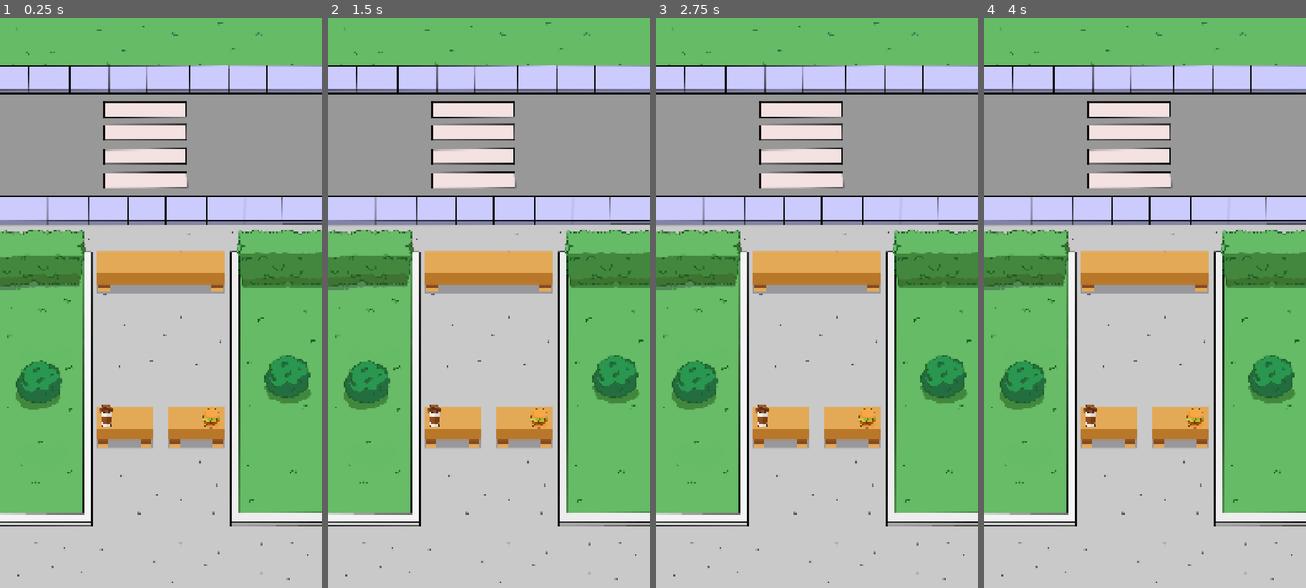
Above: before the commit, frames 1-4 (left to right).
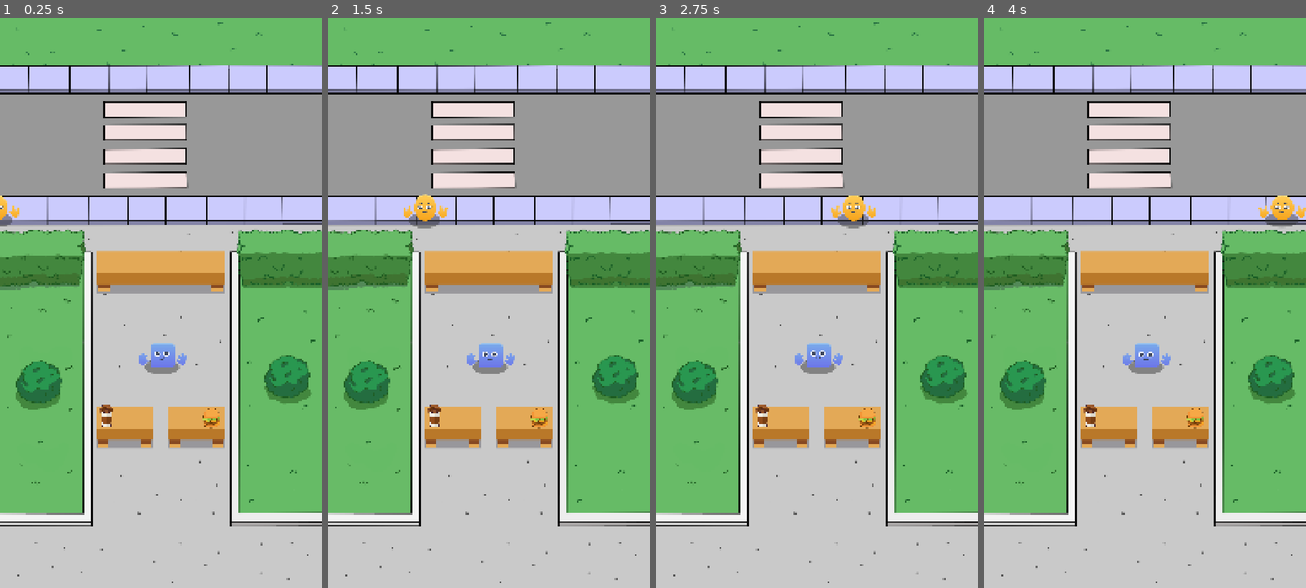
Above: after the commit, the same moments.

Repository: YaghoJP/tyconn-game
Game: Godot game, scene res://scenes/world.tscn
Same seed, same stepped clock (60 frames per second), same inputs: the game is played once before the commit and once after it. Before the commit the project has no main scene; this scene is started directly in both runs.
Inputs:
- Up to frame 1 (0.25 s): no input
- Up to frame 2 (1.5 s): no input
- Up to frame 3 (2.75 s): no input
- Up to frame 4 (4 s): no input

The runs differ from the first frame. In frame 1, 0.7% of the frame differs, in the area x 0-58%, y 31-63%; in frame 2, 1.0%; in frame 3, 1.0%, in the area x 43-69%, y 31-63%; in frame 4, 1.0%.

Commit message:
Instantiate Customers

Diff:
--- a/cashier/cashier.tscn
+++ b/cashier/cashier.tscn
@@ -5,6 +5,57 @@
 [ext_resource type="Texture2D" uid="uid://vukrm1i8u07n" path="res://cashier/blue_body_square.png" id="2_i747w"]
 [ext_resource type="Texture2D" uid="uid://jf60677t635w" path="res://cashier/face_a.png" id="3_rr2n6"]
 [ext_resource type="Texture2D" uid="uid://dbv28pyc0a6sq" path="res://cashier/blue_hand_open.png" id="5_2kneq"]
+
+[sub_resource type="Animation" id="Animation_rr2n6"]
+length = 0.001
+tracks/0/type = "value"
+tracks/0/imported = false
+tracks/0/enabled = true
+tracks/0/path = NodePath("Visuals/Face:position")
+tracks/0/interp = 1
+tracks/0/loop_wrap = true
+tracks/0/keys = {
+"times": PackedFloat32Array(0),
+"transitions": PackedFloat32Array(1),
+"update": 0,
+"values": [Vector2(0, 0)]
+}
+tracks/1/type = "value"
+tracks/1/imported = false
+tracks/1/enabled = true
+tracks/1/path = NodePath("Visuals/HandLeft:position")
+tracks/1/interp = 1
+tracks/1/loop_wrap = true
+tracks/1/keys = {
+"times": PackedFloat32Array(0),
+"transitions": PackedFloat32Array(1),
+"update": 0,
+"values": [Vector2(-62, 12)]
+}
+tracks/2/type = "value"
+tracks/2/imported = false
+tracks/2/enabled = true
+tracks/2/path = NodePath("Visuals/HandRigth:position")
+tracks/2/interp = 1
+tracks/2/loop_wrap = true
+tracks/2/keys = {
+"times": PackedFloat32Array(0),
+"transitions": PackedFloat32Array(1),
+"update": 0,
+"values": [Vector2(66, 12)]
+}
+tracks/3/type = "value"
+tracks/3/imported = false
+tracks/3/enabled = true
+tracks/3/path = NodePath("Visuals:scale")
+tracks/3/interp = 1
+tracks/3/loop_wrap = true
+tracks/3/keys = {
+"times": PackedFloat32Array(0),
+"transitions": PackedFloat32Array(1),
+"update": 0,
+"values": [Vector2(1, 1)]
+}
 
 [sub_resource type="Animation" id="Animation_i747w"]
 resource_name = "idle"
@@ -60,57 +111,6 @@
 "values": [Vector2(1, 1)]
 }
 
-[sub_resource type="Animation" id="Animation_rr2n6"]
-length = 0.001
-tracks/0/type = "value"
-tracks/0/imported = false
-tracks/0/enabled = true
-tracks/0/path = NodePath("Visuals/Face:position")
-tracks/0/interp = 1
-tracks/0/loop_wrap = true
-tracks/0/keys = {
-"times": PackedFloat32Array(0),
-"transitions": PackedFloat32Array(1),
-"update": 0,
-"values": [Vector2(0, 0)]
-}
-tracks/1/type = "value"
-tracks/1/imported = false
-tracks/1/enabled = true
-tracks/1/path = NodePath("Visuals/HandLeft:position")
-tracks/1/interp = 1
-tracks/1/loop_wrap = true
-tracks/1/keys = {
-"times": PackedFloat32Array(0),
-"transitions": PackedFloat32Array(1),
-"update": 0,
-"values": [Vector2(-62, 12)]
-}
-tracks/2/type = "value"
-tracks/2/imported = false
-tracks/2/enabled = true
-tracks/2/path = NodePath("Visuals/HandRigth:position")
-tracks/2/interp = 1
-tracks/2/loop_wrap = true
-tracks/2/keys = {
-"times": PackedFloat32Array(0),
-"transitions": PackedFloat32Array(1),
-"update": 0,
-"values": [Vector2(66, 12)]
-}
-tracks/3/type = "value"
-tracks/3/imported = false
-tracks/3/enabled = true
-tracks/3/path = NodePath("Visuals:scale")
-tracks/3/interp = 1
-tracks/3/loop_wrap = true
-tracks/3/keys = {
-"times": PackedFloat32Array(0),
-"transitions": PackedFloat32Array(1),
-"update": 0,
-"values": [Vector2(1, 1)]
-}
-
 [sub_resource type="Animation" id="Animation_2kneq"]
 resource_name = "move"
 length = 0.6
@@ -143,6 +143,7 @@
 [node name="Visuals" type="Node2D" parent="."]
 
 [node name="Shadow" type="Sprite2D" parent="Visuals"]
+modulate = Color(1, 1, 1, 0.470588)
 position = Vector2(0, 38)
 texture = ExtResource("1_i747w")
 
--- a/costumer/customer.gd
+++ b/costumer/customer.gd
@@ -1,17 +1,22 @@
 extends Node2D
-class_name Costumer
+class_name Customer
 
 @export_category("Objects")
 @export var _body: Sprite2D
 @export var _face: Sprite2D
 @export var _handLeft: Sprite2D
 @export var _handRight: Sprite2D
+@export var _animation: AnimationPlayer
 
-func _setSprites(_data: CustomerData) -> void:
+func setSprites(_data: CustomerData) -> void:
 
 	_body.texture = _data.body
 	_face.texture = _data.face
 	_handLeft.texture = _data.hand
 	_handRight.texture = _data.hand
 
+func playMoveAnimation() -> void:
+
+	_animation.play("move")
+
 	pass
--- a/costumer/customer.tscn
+++ b/costumer/customer.tscn
@@ -11,12 +11,13 @@
 font_size = 35
 font_color = Color(0, 0, 0, 1)
 
-[node name="Customer" node_paths=PackedStringArray("_body", "_face", "_handLeft", "_handRight") instance=ExtResource("1_am6p2")]
+[node name="Customer" node_paths=PackedStringArray("_body", "_face", "_handLeft", "_handRight", "_animation") instance=ExtResource("1_am6p2")]
 script = ExtResource("2_jufnv")
 _body = NodePath("Visuals/Body")
 _face = NodePath("Visuals/Face")
 _handLeft = NodePath("Visuals/HandLeft")
 _handRight = NodePath("Visuals/HandRigth")
+_animation = NodePath("AnimationPlayer")
 
 [node name="ItemBox" type="Control" parent="." index="2"]
 visible = false
--- a/data/customer_green.tres
+++ b/data/customer_green.tres
@@ -1,13 +1,13 @@
 [gd_resource type="Resource" script_class="CustomerData" load_steps=5 format=3 uid="uid://b0rm2av47rbdk"]
 
-[ext_resource type="Texture2D" uid="uid://ct1mj5q86efd1" path="res://Idle Assets/Sprites/Characters/green_body_square.png" id="1_wjat3"]
+[ext_resource type="Texture2D" uid="uid://ccgheugy58yo6" path="res://Idle Assets/Sprites/Characters/green_body_circle.png" id="1_wjat3"]
 [ext_resource type="Script" uid="uid://cmax3at4nw4xq" path="res://data/costumer_data.gd" id="1_xpose"]
-[ext_resource type="Texture2D" uid="uid://hcawcfhklooa" path="res://Idle Assets/Sprites/Characters/face_e.png" id="2_f17sv"]
-[ext_resource type="Texture2D" uid="uid://cqdwscm0rwxxj" path="res://Idle Assets/Sprites/Characters/green_hand_rock.png" id="3_q51cc"]
+[ext_resource type="Texture2D" uid="uid://nsm7t7sy7swd" path="res://Idle Assets/Sprites/Characters/face_i.png" id="2_f17sv"]
+[ext_resource type="Texture2D" uid="uid://cw6c4jogigfg7" path="res://Idle Assets/Sprites/Characters/green_hand_peace.png" id="3_q51cc"]
 
 [resource]
 script = ExtResource("1_xpose")
-_body = ExtResource("1_wjat3")
-_face = ExtResource("2_f17sv")
-_hand = ExtResource("3_q51cc")
+body = ExtResource("1_wjat3")
+face = ExtResource("2_f17sv")
+hand = ExtResource("3_q51cc")
 metadata/_custom_type_script = "uid://cmax3at4nw4xq"
--- a/data/customer_pink.tres
+++ b/data/customer_pink.tres
@@ -1,13 +1,13 @@
 [gd_resource type="Resource" script_class="CustomerData" load_steps=5 format=3 uid="uid://bwk7kwi657k77"]
 
-[ext_resource type="Texture2D" uid="uid://cd53ketkigoak" path="res://Idle Assets/Sprites/Characters/pink_body_squircle.png" id="1_b1451"]
+[ext_resource type="Texture2D" uid="uid://dxpeuiiljjlif" path="res://Idle Assets/Sprites/Characters/pink_body_square.png" id="1_b1451"]
 [ext_resource type="Script" uid="uid://cmax3at4nw4xq" path="res://data/costumer_data.gd" id="1_m8pd1"]
-[ext_resource type="Texture2D" uid="uid://dfp143xq7wvhp" path="res://Idle Assets/Sprites/Characters/face_h.png" id="2_jadyq"]
+[ext_resource type="Texture2D" uid="uid://q7v2yald6wch" path="res://Idle Assets/Sprites/Characters/face_d.png" id="2_jadyq"]
 [ext_resource type="Texture2D" uid="uid://baah2f1we17i1" path="res://Idle Assets/Sprites/Characters/pink_hand_point.png" id="3_0oapk"]
 
 [resource]
 script = ExtResource("1_m8pd1")
-_body = ExtResource("1_b1451")
-_face = ExtResource("2_jadyq")
-_hand = ExtResource("3_0oapk")
+body = ExtResource("1_b1451")
+face = ExtResource("2_jadyq")
+hand = ExtResource("3_0oapk")
 metadata/_custom_type_script = "uid://cmax3at4nw4xq"
--- a/data/customer_purple.tres
+++ b/data/customer_purple.tres
@@ -1,13 +1,13 @@
 [gd_resource type="Resource" script_class="CustomerData" load_steps=5 format=3 uid="uid://dti5fglhkcudv"]
 
-[ext_resource type="Texture2D" uid="uid://cxafqqbiq1vl1" path="res://Idle Assets/Sprites/Characters/purple_body_circle.png" id="1_6wj8m"]
+[ext_resource type="Texture2D" uid="uid://bsnhi0eghhoh" path="res://Idle Assets/Sprites/Characters/purple_body_squircle.png" id="1_6wj8m"]
 [ext_resource type="Script" uid="uid://cmax3at4nw4xq" path="res://data/costumer_data.gd" id="1_taiki"]
-[ext_resource type="Texture2D" uid="uid://by2kbrr7sgmsj" path="res://Idle Assets/Sprites/Characters/face_f.png" id="2_mi5e7"]
-[ext_resource type="Texture2D" uid="uid://dmqxv7wburby7" path="res://Idle Assets/Sprites/Characters/purple_hand_thumb.png" id="3_0fxb4"]
+[ext_resource type="Texture2D" uid="uid://b5jk47et10yef" path="res://Idle Assets/Sprites/Characters/face_g.png" id="2_mi5e7"]
+[ext_resource type="Texture2D" uid="uid://ca1ylvnkyqqo2" path="res://Idle Assets/Sprites/Characters/purple_hand_open.png" id="3_mi5e7"]
 
 [resource]
 script = ExtResource("1_taiki")
-_body = ExtResource("1_6wj8m")
-_face = ExtResource("2_mi5e7")
-_hand = ExtResource("3_0fxb4")
+body = ExtResource("1_6wj8m")
+face = ExtResource("2_mi5e7")
+hand = ExtResource("3_mi5e7")
 metadata/_custom_type_script = "uid://cmax3at4nw4xq"
--- a/data/customer_red.tres
+++ b/data/customer_red.tres
@@ -1,13 +1,13 @@
 [gd_resource type="Resource" script_class="CustomerData" load_steps=5 format=3 uid="uid://c0tehcacfhdqy"]
 
 [ext_resource type="Script" uid="uid://cmax3at4nw4xq" path="res://data/costumer_data.gd" id="1_mkf2q"]
-[ext_resource type="Texture2D" uid="uid://crnmwtbj77tgu" path="res://Idle Assets/Sprites/Characters/red_body_squircle.png" id="1_shyaw"]
-[ext_resource type="Texture2D" uid="uid://nsm7t7sy7swd" path="res://Idle Assets/Sprites/Characters/face_i.png" id="2_lxpwj"]
-[ext_resource type="Texture2D" uid="uid://brgycp67n2m66" path="res://Idle Assets/Sprites/Characters/red_hand_peace.png" id="3_tbube"]
+[ext_resource type="Texture2D" uid="uid://cm1dey4qfb0ie" path="res://Idle Assets/Sprites/Characters/red_body_rhombus.png" id="1_shyaw"]
+[ext_resource type="Texture2D" uid="uid://powy61lxqjfh" path="res://Idle Assets/Sprites/Characters/face_b.png" id="2_lxpwj"]
+[ext_resource type="Texture2D" uid="uid://biq4j2o2udgwl" path="res://Idle Assets/Sprites/Characters/red_hand_thumb.png" id="3_tbube"]
 
 [resource]
 script = ExtResource("1_mkf2q")
-_body = ExtResource("1_shyaw")
-_face = ExtResource("2_lxpwj")
-_hand = ExtResource("3_tbube")
+body = ExtResource("1_shyaw")
+face = ExtResource("2_lxpwj")
+hand = ExtResource("3_tbube")
 metadata/_custom_type_script = "uid://cmax3at4nw4xq"
--- a/data/customer_yellow.tres
+++ b/data/customer_yellow.tres
@@ -1,13 +1,13 @@
 [gd_resource type="Resource" script_class="CustomerData" load_steps=5 format=3 uid="uid://cg8s5c16d4cr5"]
 
-[ext_resource type="Texture2D" uid="uid://dsqeq8b1p56jw" path="res://Idle Assets/Sprites/Characters/yellow_body_rhombus.png" id="1_6f0fr"]
+[ext_resource type="Texture2D" uid="uid://cvosqxp0am8rq" path="res://Idle Assets/Sprites/Characters/yellow_body_circle.png" id="1_6f0fr"]
 [ext_resource type="Script" uid="uid://cmax3at4nw4xq" path="res://data/costumer_data.gd" id="1_mfl0v"]
-[ext_resource type="Texture2D" uid="uid://q7v2yald6wch" path="res://Idle Assets/Sprites/Characters/face_d.png" id="2_511yh"]
-[ext_resource type="Texture2D" uid="uid://q1acqmkfypsy" path="res://Idle Assets/Sprites/Characters/hand_yellow_peace.png" id="3_s2cyg"]
+[ext_resource type="Texture2D" uid="uid://bvch4x2edlq76" path="res://Idle Assets/Sprites/Characters/face_c.png" id="2_511yh"]
+[ext_resource type="Texture2D" uid="uid://pxunpwv4c43q" path="res://Idle Assets/Sprites/Characters/hand_yellow_rock.png" id="3_s2cyg"]
 
 [resource]
 script = ExtResource("1_mfl0v")
-_body = ExtResource("1_6f0fr")
-_face = ExtResource("2_511yh")
-_hand = ExtResource("3_s2cyg")
+body = ExtResource("1_6f0fr")
+face = ExtResource("2_511yh")
+hand = ExtResource("3_s2cyg")
 metadata/_custom_type_script = "uid://cmax3at4nw4xq"
--- /dev/null
+++ b/managers/customer_manager.gd
@@ -0,0 +1,30 @@
+extends Node
+class_name CustomerManager
+
+@export_category("Objects")
+@export var _customersSpawnPos: Array[Marker2D]
+@export var _customersSprites: Array[CustomerData]
+@export var _customerScene: PackedScene
+
+func _ready() -> void:
+	spawnCustomer()
+
+func spawnCustomer() -> void:
+	var _customer: Customer = _customerScene.instantiate()
+	add_child(_customer)
+
+	var _spritesData: CustomerData = _customersSprites.pick_random()
+	_customer.setSprites(_spritesData)
+
+	var _randomStartPosition: Marker2D = _customersSpawnPos.pick_random()
+	_customer.position = _randomStartPosition.position
+
+	_customer.playMoveAnimation()
+
+	var _tween: Tween = create_tween()
+	_tween.tween_property(_customer, "position", _customer.position + Vector2.RIGHT * 1350, 5.0)
+	_tween.finished.connect(func (): _customer.queue_free())
+
+
+func _on_spawn_timer_timeout() -> void:
+	spawnCustomer()
--- a/project.godot
+++ b/project.godot
@@ -11,6 +11,7 @@
 [application]
 
 config/name="idle-food-clone"
+run/main_scene="uid://20cvqfh6amdv"
 config/features=PackedStringArray("4.4", "Mobile")
 config/icon="res://icon.svg"
 
--- a/scenes/world.tscn
+++ b/scenes/world.tscn
@@ -1,10 +1,19 @@
-[gd_scene load_steps=6 format=3 uid="uid://20cvqfh6amdv"]
+[gd_scene load_steps=15 format=3 uid="uid://20cvqfh6amdv"]
 
 [ext_resource type="Texture2D" uid="uid://bjnitg45lgomt" path="res://Idle Assets/Sprites/Fondo.png" id="1_nnsk1"]
 [ext_resource type="Texture2D" uid="uid://cvt2byqv0yrki" path="res://Idle Assets/Sprites/Counter.png" id="2_4wyf3"]
 [ext_resource type="Texture2D" uid="uid://sycs11m5qdv3" path="res://Idle Assets/Sprites/Counter_half.png" id="3_k0juu"]
 [ext_resource type="Texture2D" uid="uid://dyuksmn68tgth" path="res://Idle Assets/Sprites/UI/Coffee.png" id="4_k0juu"]
 [ext_resource type="Texture2D" uid="uid://dexi3tbm2i2nd" path="res://Idle Assets/Sprites/UI/Burger.png" id="5_71j4m"]
+[ext_resource type="PackedScene" uid="uid://bdyk2seek6bd7" path="res://cashier/cashier.tscn" id="6_i7141"]
+[ext_resource type="Script" uid="uid://ck86wxmeaof7n" path="res://managers/customer_manager.gd" id="7_4mrxx"]
+[ext_resource type="Script" uid="uid://cmax3at4nw4xq" path="res://data/costumer_data.gd" id="8_jhx03"]
+[ext_resource type="Resource" uid="uid://b0rm2av47rbdk" path="res://data/customer_green.tres" id="9_o8fc1"]
+[ext_resource type="Resource" uid="uid://bwk7kwi657k77" path="res://data/customer_pink.tres" id="10_xo05s"]
+[ext_resource type="Resource" uid="uid://dti5fglhkcudv" path="res://data/customer_purple.tres" id="11_dss4m"]
+[ext_resource type="Resource" uid="uid://c0tehcacfhdqy" path="res://data/customer_red.tres" id="12_7t5mc"]
+[ext_resource type="Resource" uid="uid://cg8s5c16d4cr5" path="res://data/customer_yellow.tres" id="13_lakw3"]
+[ext_resource type="PackedScene" uid="uid://caotjj77v8uhc" path="res://costumer/customer.tscn" id="14_o8fc1"]
 
 [node name="World" type="Node2D"]
 
@@ -36,3 +45,24 @@
 position = Vector2(63.75, -36.6667)
 scale = Vector2(0.35, 0.35)
 texture = ExtResource("5_71j4m")
+
+[node name="Cashier" parent="." instance=ExtResource("6_i7141")]
+position = Vector2(542, 1141)
+
+[node name="CustomerManager" type="Node" parent="." node_paths=PackedStringArray("_customersSpawnPos")]
+script = ExtResource("7_4mrxx")
+_customersSpawnPos = [NodePath("TopSpawnPosition"), NodePath("BottomSpawnPosition")]
+_customersSprites = Array[ExtResource("8_jhx03")]([ExtResource("9_o8fc1"), ExtResource("10_xo05s"), ExtResource("11_dss4m"), ExtResource("12_7t5mc"), ExtResource("13_lakw3")])
+_customerScene = ExtResource("14_o8fc1")
+
+[node name="SpawnTimer" type="Timer" parent="CustomerManager"]
+wait_time = 4.0
+autostart = true
+
+[node name="TopSpawnPosition" type="Marker2D" parent="CustomerManager"]
+position = Vector2(-82, 202)
+
+[node name="BottomSpawnPosition" type="Marker2D" parent="CustomerManager"]
+position = Vector2(-82, 645)
+
+[connection signal="timeout" from="CustomerManager/SpawnTimer" to="CustomerManager" method="_on_spawn_timer_timeout"]
Not shown, added: managers/customer_manager.gd.uid
